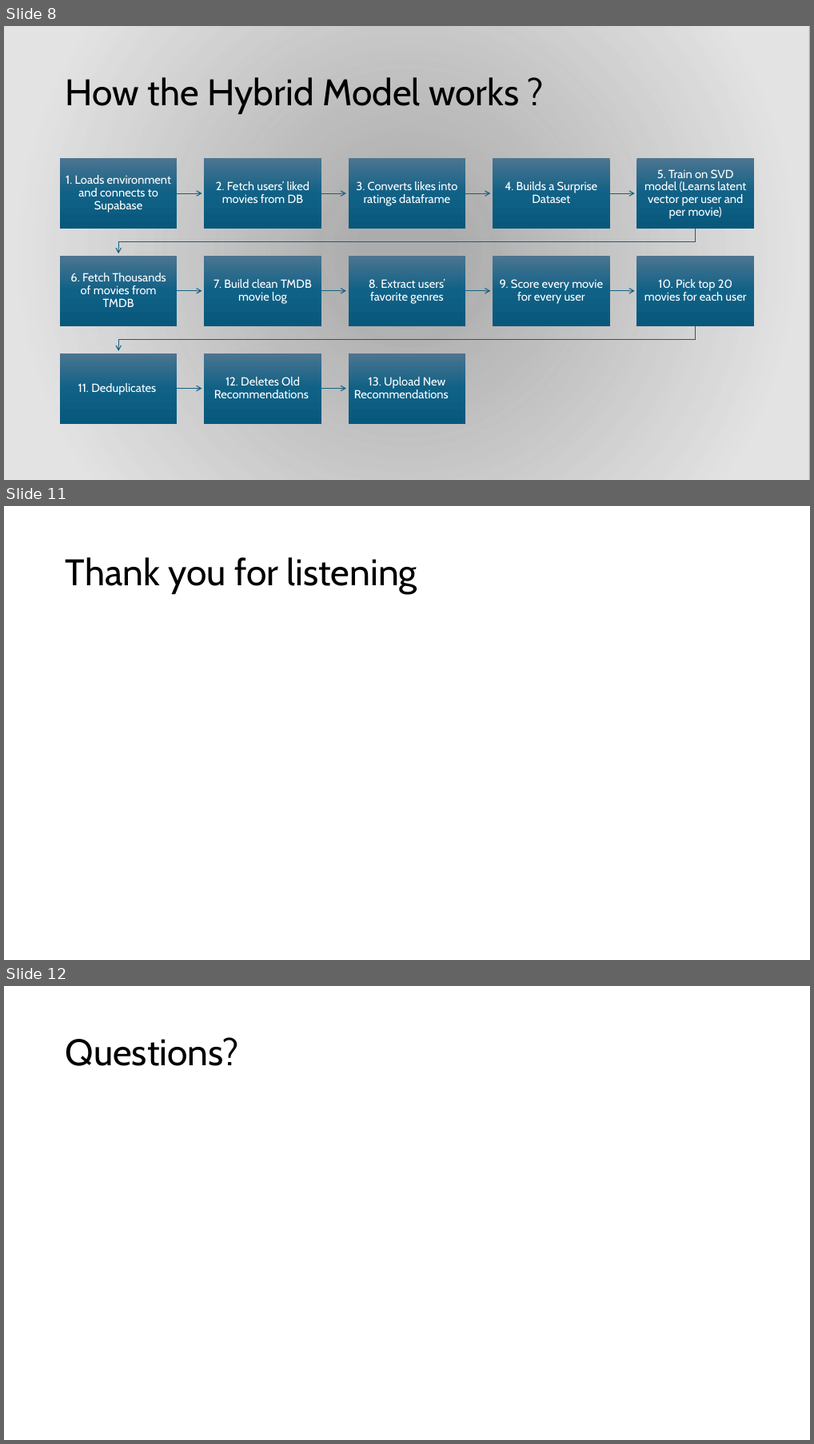
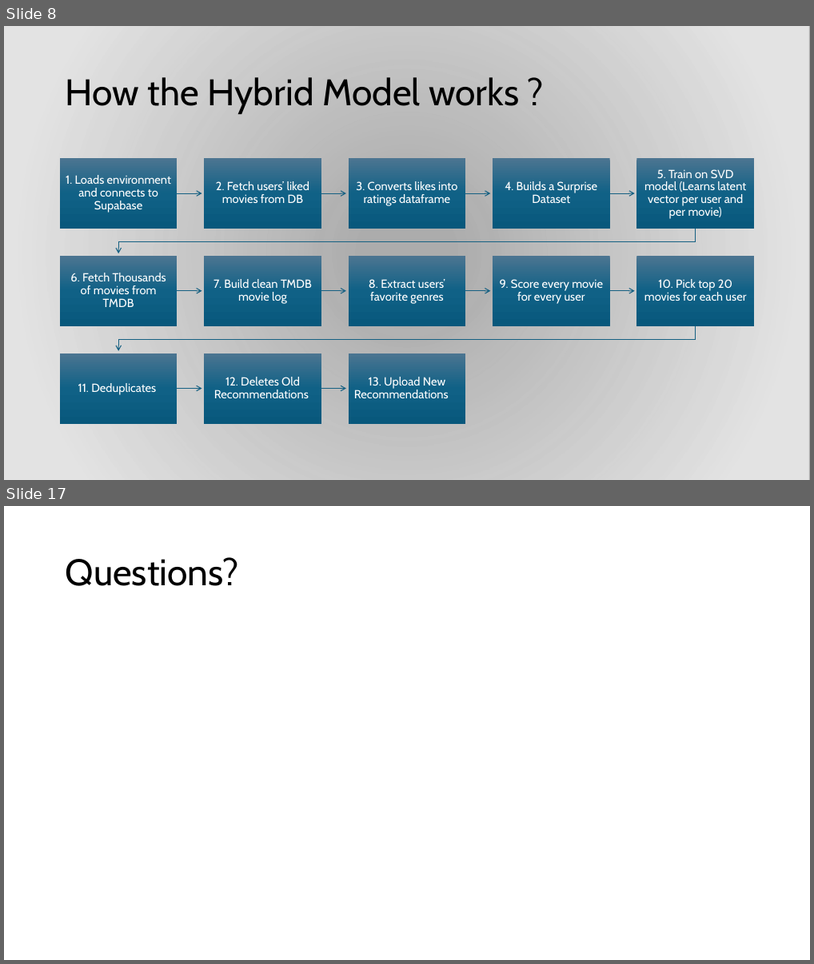
Before and after one commit to RaiiDeNx7/MovieMeter, a slide deck: Documentation/Final Presentation Slides.pptx. Shown one above the other, each under a label of ours: slides 8, 11 and 12 before the commit, slides 8 and 17 after it; the slides between them are not shown. The pictures are 814x1444 and 814x964 pixels, drawn with LibreOffice and Linux fonts; fonts in the diff are those of the drawing; background and template pictures are left out; a plain dark background stands for a picture behind light text. Boxes give left, top, right and bottom in pixels: in the first picture for what was removed or moved away, otherwise in the second. Text is boxed around its words. In the diff, an @@ line names an element or a change of style, - is before the commit and + after.

```diff
--- a/Documentation/Final Presentation Slides.pptx
+++ b/Documentation/Final Presentation Slides.pptx
@@ slide 11 removed at (4,506,810,960), background #FFFFFF @@
@@ title removed at (66,557,418,594) @@
-Thank you for listening
@@ what was slide 12 is now slide 17 @@
```
Also in this commit, not shown: 2 slides changed, 6 slides added, 1 other file.
